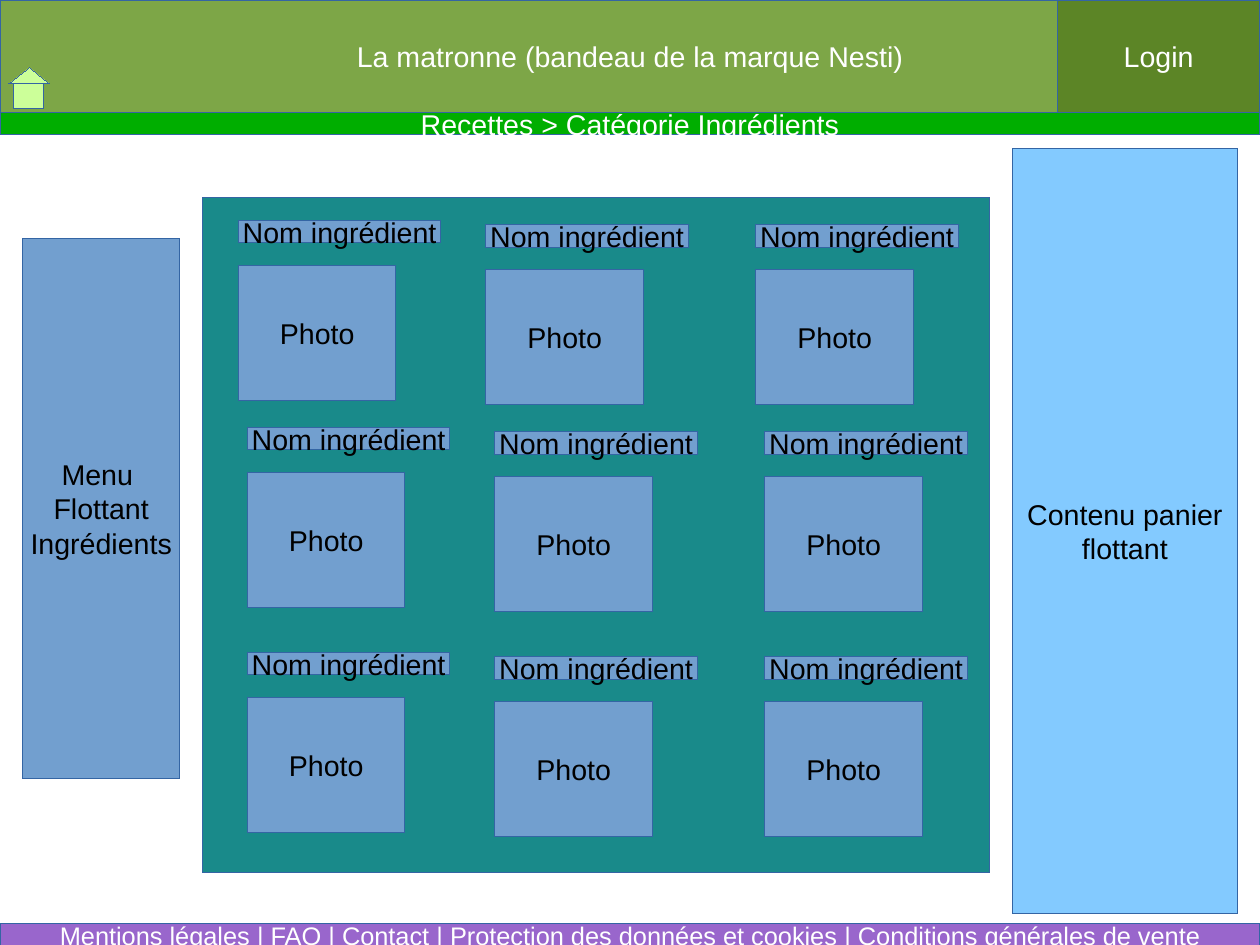
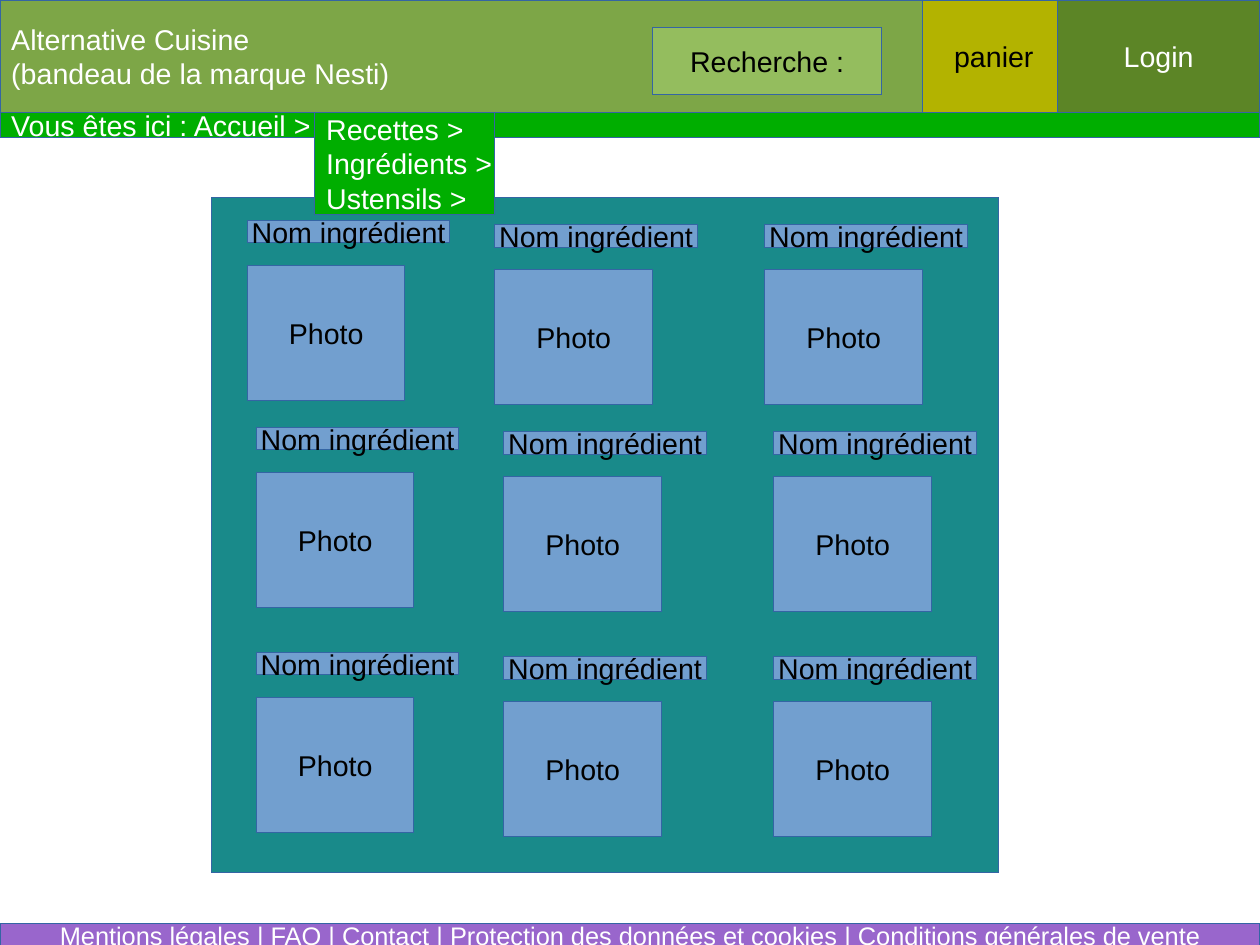
Before and after one commit to MarieRoseLejay/NESTI, a slide deck: slide 4 of VisuelSite.odp (slide 5 before the commit). Drawn at 1260x945 pixels with LibreOffice and Linux fonts; fonts in the diff are those of the drawing. Boxes give left, top, right and bottom in pixels: in the first picture for what was removed or moved away, otherwise in the second. Text is boxed around its words. In the diff, an @@ line names an element or a change of style, - is before the commit and + after.

```diff
--- a/VisuelSite.odp
+++ b/VisuelSite.odp
@@ text in rectangle at box(11, 29, 389, 90): text changed @@
-La matronne (bandeau de la marque Nesti)
+Alternative Cuisine
+(bandeau de la marque Nesti)
@@ rectangle added at box(653, 27, 883, 95), fill #94BD5E, outline #3465A4 0 pt, 18 pt, text #000000 @@
+Recherche :
@@ rectangle added at box(923, 0, 1058, 112), fill #B3B300, outline #3465A4 0 pt, 18 pt, text #000000 @@
+panier
@@ triangle removed at box(9, 67, 49, 83) @@
@@ rectangle removed at box(13, 83, 43, 107) @@
@@ rectangle added at box(0, 112, 1260, 137), fill #00AE00, outline #3465A4 0 pt, 18 pt, text #FFFFFF @@
+Vous êtes ici : Accueil >
@@ rectangle "Recettes >": place and size @@
-rectangle "Recettes >" at box(0, 112, 1260, 135)
+rectangle "Recettes >" at box(316, 112, 495, 214)
@@ text in rectangle at box(326, 120, 467, 210): text changed @@
-Recettes > Catégorie Ingrédients
+Recettes >
+Ingrédients >
+Ustensils >
@@ rectangle removed at box(1013, 149, 1238, 914) @@
-Contenu panier
-flottant
@@ 19 rectangles: place and size @@
-19 rectangles at box(202, 198, 990, 874)
+19 rectangles at box(212, 198, 999, 874)
@@ rectangle removed at box(23, 239, 181, 779) @@
-Menu
-Flottant
-Ingrédients
```
Also in this commit, not shown: 15 other slides changed, 1 slide added, 2 slides removed, 2 other files.
